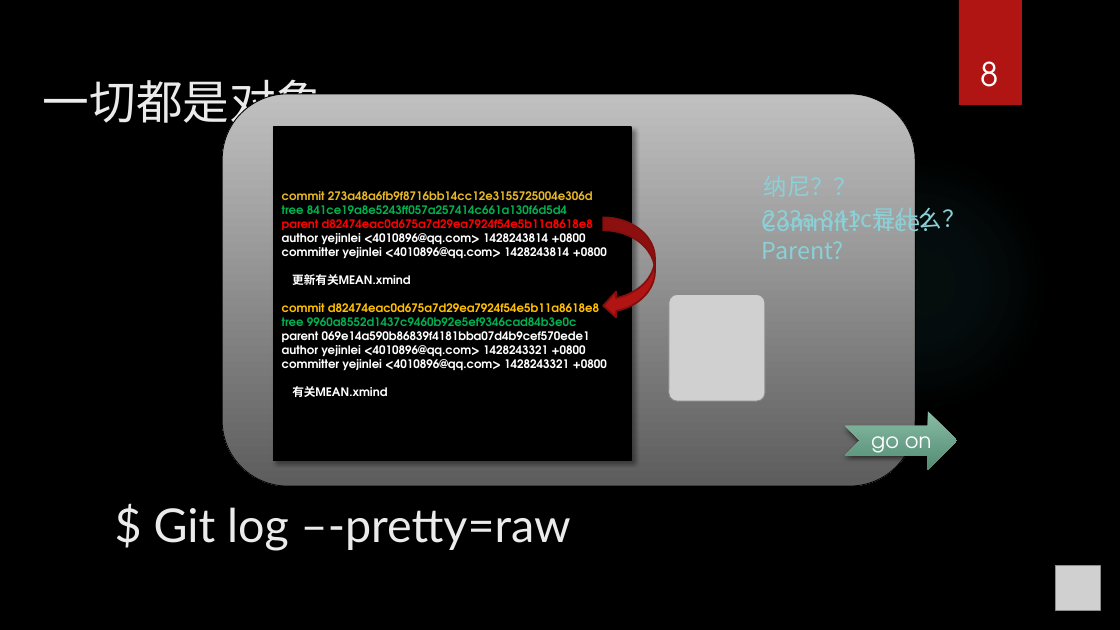
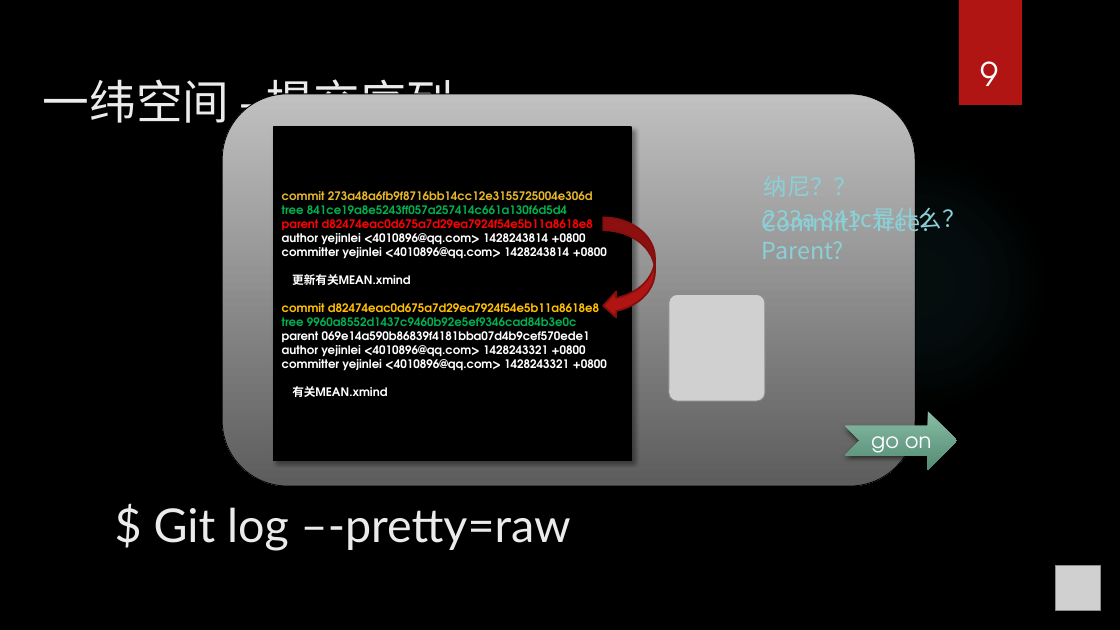
Before and after one commit to seafitliu/about, a slide deck: slide 9 of 有关git/git那些事.pptx (slide 8 before the commit). Drawn at 1120x630 pixels with LibreOffice and Linux fonts; fonts in the diff are those of the drawing; grey boxes stand for pictures; background and template pictures are left out. Boxes give left, top, right and bottom in pixels: in the first picture for what was removed or moved away, otherwise in the second. Text is boxed around its words. In the diff, an @@ line names an element or a change of style, - is before the commit and + after.

```diff
--- a/有关git/git那些事.pptx
+++ b/有关git/git那些事.pptx
@@ title at [43, 71, 454, 131]: text changed @@
-一切都是对象
+一纬空间 - 提交序列
@@ page number at [980, 61, 998, 86]: text changed @@
-8
+9
```
Also in this commit, not shown: 1 other slide changed, 1 slide added, 1 other file.
